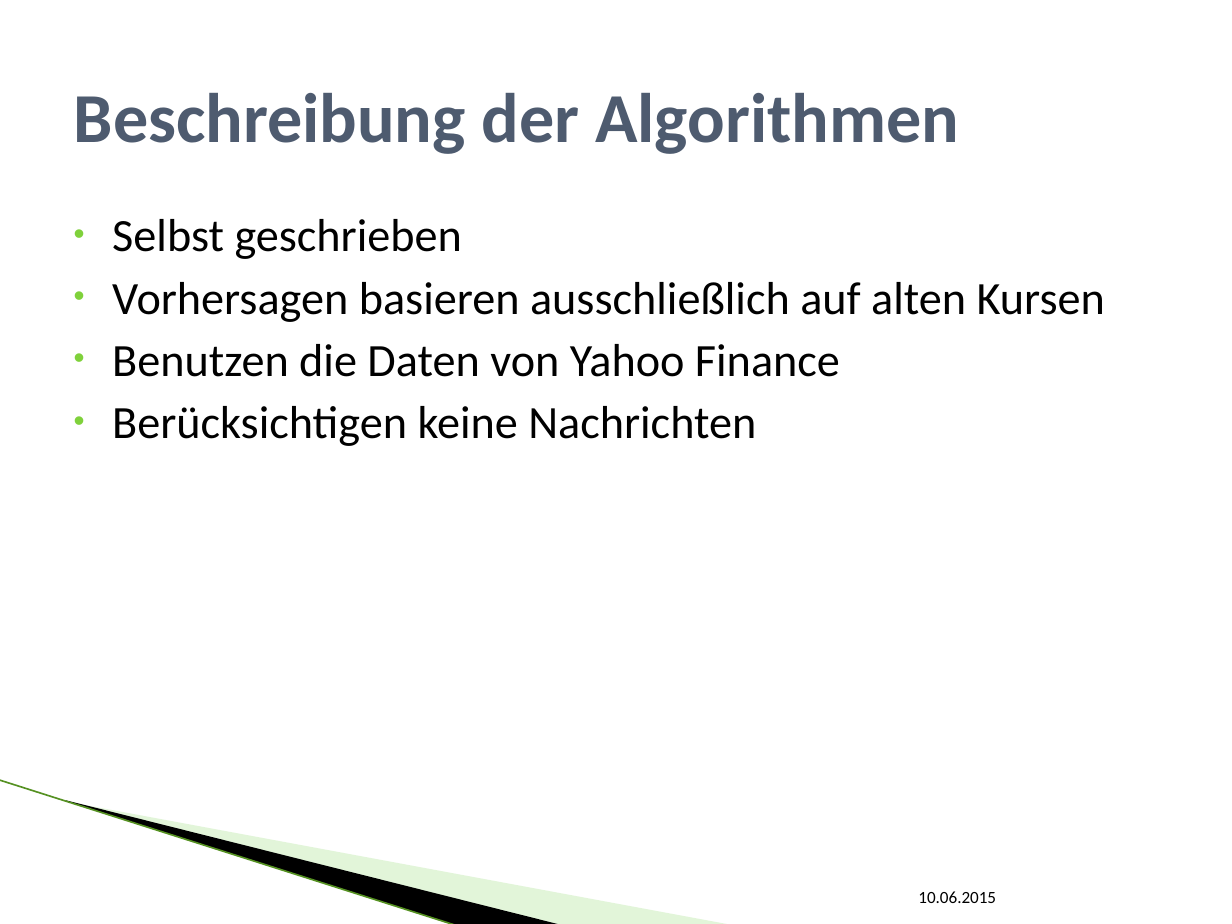
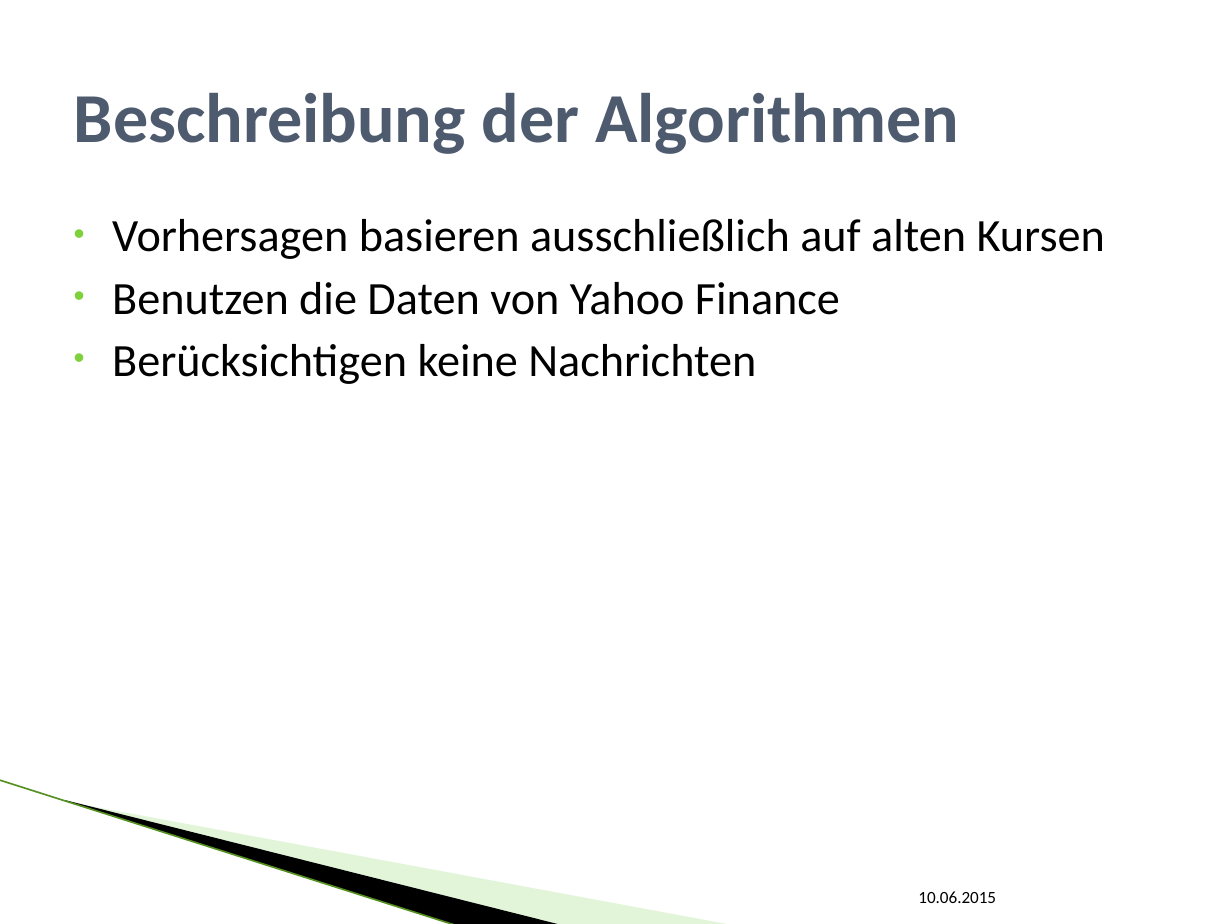
Before and after one commit to SEPSkyware6MM/StockForecast, a slide deck: slide 8 of ALR_Vortrag.pptx. Drawn at 1232x924 pixels with LibreOffice and Linux fonts; fonts in the diff are those of the drawing; background and template pictures are left out. Boxes give left, top, right and bottom in pixels: in the first picture for what was removed or moved away, otherwise in the second. Text is boxed around its words. In the diff, an @@ line names an element or a change of style, - is before the commit and + after.

```diff
--- a/ALR_Vortrag.pptx
+++ b/ALR_Vortrag.pptx
@@ text at [112, 219, 462, 259]: paragraph removed @@
-• Selbst geschrieben
```
Also in this commit, not shown: 1 other slide changed.
